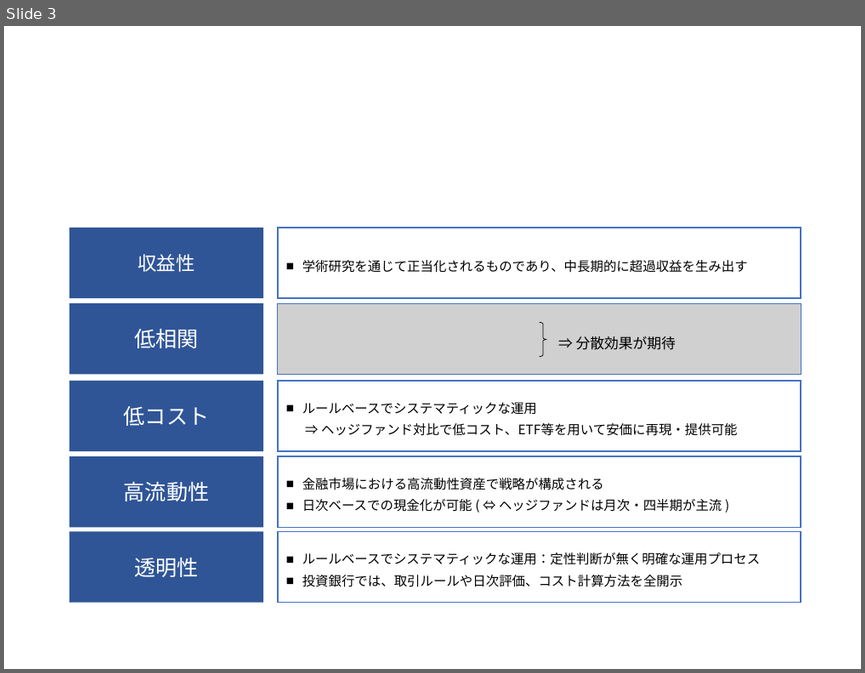
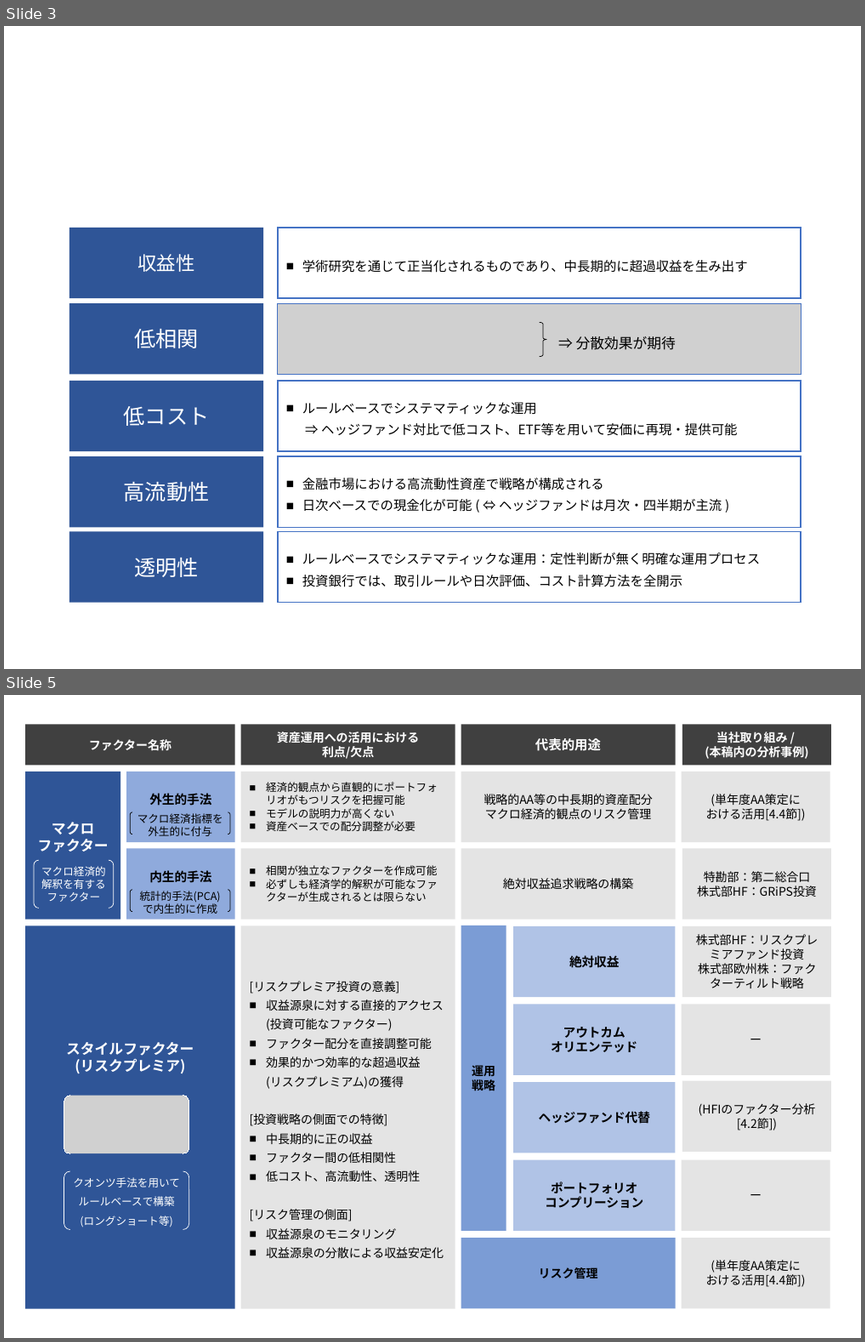
Before and after one commit to RMIKUNI/Paper, a slide deck: 論文パワポ.pptx. Shown one above the other, each under a label of ours: slide 3 before the commit, slides 3 and 5 after it; the slides between them are not shown. The pictures are 865x673 and 865x1342 pixels, drawn with LibreOffice and Linux fonts; fonts in the diff are those of the drawing; grey boxes stand for pictures. Boxes give left, top, right and bottom in pixels: in the first picture for what was removed or moved away, otherwise in the second. Text is boxed around its words. In the diff, an @@ line names an element or a change of style, - is before the commit and + after.

```diff
--- a/論文パワポ.pptx
+++ b/論文パワポ.pptx
@@ slide 5 added at <box>4,695,861,1338</box>, background #FFFFFF @@
@@ rectangle added at <box>25,724,235,765</box>, fill #404040, 10 pt, text #FFFFFF, bold @@
+ファクター名称
@@ rectangle added at <box>240,724,454,765</box>, fill #404040, 10 pt, text #FFFFFF, bold @@
+資産運用への活用における
+利点/欠点
@@ rectangle added at <box>460,724,675,765</box>, fill #404040, 11 pt, text #FFFFFF, bold @@
+代表的用途
@@ rectangle added at <box>682,724,832,765</box>, fill #404040, 10 pt, text #FFFFFF, bold @@
+当社取り組み /
+(本稿内の分析事例)
@@ rectangle added at <box>25,771,120,919</box>, fill #2F5597, 12 pt, text #FFFFFF, bold @@
+マクロ
+ファクター
@@ rectangle added at <box>126,771,234,842</box>, fill #8FAADC, 10.5 pt, text #000000, bold @@
+外生的手法
@@ rectangle added at <box>240,771,454,842</box>, fill #D9D9D9 at 70% opacity, 9 pt, text #000000 @@
+■ 経済的観点から直観的にポートフォリオがもつリスクを把握可能
+■ モデルの説明力が高くない
+■ 資産ベースでの配分調整が必要
@@ rectangle added at <box>460,771,675,842</box>, fill #D9D9D9 at 70% opacity, 10 pt, text #000000 @@
+戦略的AA等の中長期的資産配分
+マクロ経済的観点のリスク管理
@@ rectangle added at <box>681,771,830,842</box>, fill #D9D9D9 at 70% opacity, 10 pt, text #000000 @@
+(単年度AA策定に
+おける活用[4.4節])
@@ bracket pair added at <box>130,812,230,834</box>, outline #000000 0.5 pt, 9 pt, text #000000 @@
+マクロ経済指標を
+外生的に付与
@@ bracket pair added at <box>34,861,114,908</box>, outline #FFFFFF 0.5 pt, 9 pt, text #FFFFFF @@
+マクロ経済的
+解釈を有する
+ファクター
@@ rectangle added at <box>126,848,234,919</box>, fill #8FAADC, 10.5 pt, text #000000, bold @@
+内生的手法
@@ rectangle added at <box>240,848,454,919</box>, fill #D9D9D9 at 70% opacity, 9 pt, text #000000 @@
+■ 相関が独立なファクターを作成可能
+■ 必ずしも経済学的解釈が可能なファクターが生成されるとは限らない
@@ rectangle added at <box>460,848,675,919</box>, fill #D9D9D9 at 70% opacity, 10 pt, text #000000 @@
+絶対収益追求戦略の構築
@@ rectangle added at <box>682,848,832,919</box>, fill #D9D9D9 at 70% opacity, 10 pt, text #000000 @@
+特勘部：第二総合口
+株式部HF：GRiPS投資
@@ bracket pair added at <box>130,890,230,912</box>, outline #000000 0.5 pt, 9 pt, text #000000 @@
+統計的手法(PCA)
+で内生的に作成
@@ rectangle added at <box>25,925,235,1309</box>, fill #2F5597, 12 pt, text #FFFFFF, bold @@
+スタイルファクター
+(リスクプレミア)
@@ rectangle added at <box>240,925,454,1309</box>, fill #D9D9D9 at 70% opacity, 10 pt, text #000000 @@
+[リスクプレミア投資の意義]
+■ 収益源泉に対する直接的アクセス
+  (投資可能なファクター)
+■ ファクター配分を直接調整可能
+■ 効果的かつ効率的な超過収益
+  (リスクプレミアム)の獲得
+[投資戦略の側面での特徴]
+■ 中長期的に正の収益
+■ ファクター間の低相関性
+■ 低コスト、高流動性、透明性
+[リスク管理の側面]
+■ 収益源泉のモニタリング
+■ 収益源泉の分散による収益安定化
@@ rectangle added at <box>460,925,506,1231</box>, fill #4472C4 at 70% opacity, 10 pt, text #000000, bold @@
+運用
+戦略
@@ rectangle added at <box>513,926,675,998</box>, fill #8FAADC at 70% opacity, 10.5 pt, text #000000, bold @@
+絶対収益
@@ rectangle added at <box>682,926,832,998</box>, fill #D9D9D9 at 70% opacity, 10 pt, text #000000 @@
+株式部HF：リスクプレミアファンド投資
+株式部欧州株：ファクターティルト戦略
@@ rectangle added at <box>513,1004,675,1076</box>, fill #8FAADC at 70% opacity, 10.5 pt, text #000000, bold @@
+アウトカム
+オリエンテッド
@@ rectangle added at <box>681,1004,830,1076</box>, fill #D9D9D9 at 70% opacity, 10 pt, text #000000 @@
+ー
@@ picture added at <box>64,1095,189,1153</box> @@
@@ rectangle added at <box>513,1082,675,1152</box>, fill #8FAADC at 70% opacity, 10.5 pt, text #000000, bold @@
+ヘッジファンド代替
@@ rectangle added at <box>682,1081,832,1151</box>, fill #D9D9D9 at 70% opacity, 10 pt, text #000000 @@
+(HFIのファクター分析 [4.2節])
@@ bracket pair added at <box>64,1171,189,1230</box>, outline #FFFFFF 0.5 pt, 9 pt, text #FFFFFF @@
+クオンツ手法を用いて
+ルールベースで構築
+(ロングショート等)
@@ rectangle added at <box>513,1159,675,1231</box>, fill #8FAADC at 70% opacity, 10.5 pt, text #000000, bold @@
+ポートフォリオ
+コンプリーション
@@ rectangle added at <box>681,1159,830,1231</box>, fill #D9D9D9 at 70% opacity, 10 pt, text #000000 @@
+ー
@@ rectangle added at <box>460,1237,675,1309</box>, fill #4472C4 at 70% opacity, 10 pt, text #000000, bold @@
+リスク管理
@@ rectangle added at <box>681,1237,830,1309</box>, fill #D9D9D9 at 70% opacity, 10 pt, text #000000 @@
+(単年度AA策定に
+おける活用[4.4節])
```
Also in this commit, not shown: 1 other slide added, 1 other file.
